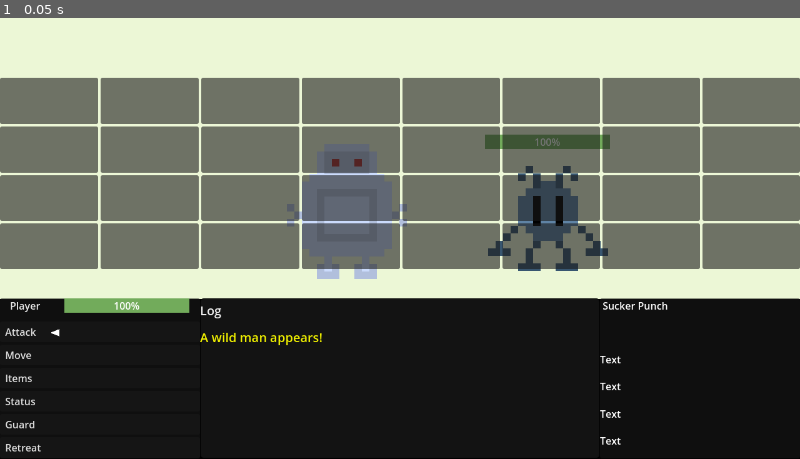
Above: before the commit, frame 1.
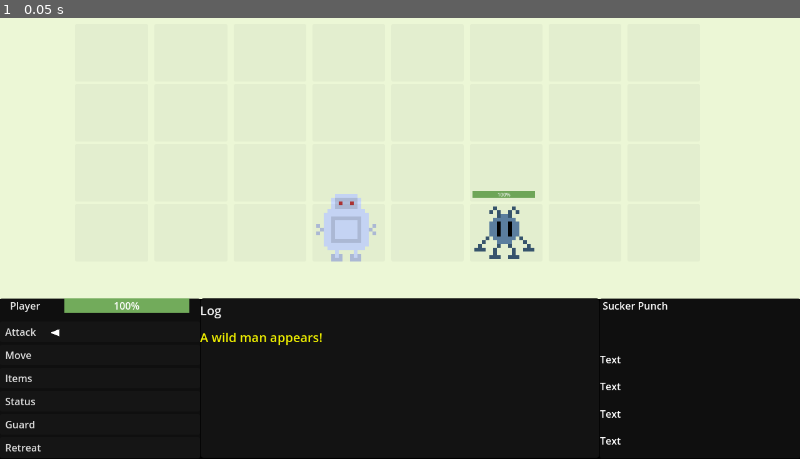
Above: after the commit, the same moment.

Repository: SamShubitz1/WorkingTitle
Game: Godot game, scene res://Scenes/Test_Battle/Battle/test_battle_scene.tscn
The game is run twice, just before and just after one commit, with the same random seed, the same clock (stepped at 60 frames per second) and the same inputs. This scene is started directly instead of the project's main scene.
Inputs:
- Up to frame 1 (0.05 s): no input

The runs differ from the first frame. In frame 1, 42% of the frame differs, in the area x 0-100%, y 13-60%.

Commit message:
more grid

Diff:
--- a/Classes/base_grid_menu.gd
+++ b/Classes/base_grid_menu.gd
@@ -63,16 +63,18 @@
 	return coords
 
 func navigate_forward(e: InputEvent) -> void:
-	if e.keycode == KEY_DOWN || e.keycode == KEY_S:
-		move_down()
-	elif e.keycode == KEY_RIGHT || e.keycode == KEY_D:
-		move_right()
+	if is_active:
+		if e.keycode == KEY_DOWN || e.keycode == KEY_S:
+			move_down()
+		elif e.keycode == KEY_RIGHT || e.keycode == KEY_D:
+			move_right()
 
 func navigate_backward(e: InputEvent) -> void:
-	if e.keycode == KEY_UP || e.keycode == KEY_W:
-		move_up()
-	elif e.keycode == KEY_LEFT || e.keycode == KEY_A:
-		move_left()
+	if is_active:
+		if e.keycode == KEY_UP || e.keycode == KEY_W:
+			move_up()
+		elif e.keycode == KEY_LEFT || e.keycode == KEY_A:
+			move_left()
 
 func move_up() -> void:
 	var coords = targets_grid.find_key(selected_button)
@@ -116,3 +118,9 @@
 
 func set_grid_type(type: GridType) -> void:
 	current_grid_type = type
+
+func activate() -> void:
+	self.show_menu()
+	is_active = true
+	selected_button = targets_grid[Vector2i(0, 0)]
+	cursor.move_cursor(selected_button.position)
--- a/Scenes/Test_Battle/Battle/test_battle_scene.tscn
+++ b/Scenes/Test_Battle/Battle/test_battle_scene.tscn
@@ -1,28 +1,35 @@
-[gd_scene load_steps=5 format=3 uid="uid://clg4nd1ekycri"]
+[gd_scene load_steps=6 format=3 uid="uid://clg4nd1ekycri"]
 
 [ext_resource type="PackedScene" uid="uid://dprpqlfs1wads" path="res://Scenes/Battle/Battle/battle_scene.tscn" id="1_yd60t"]
 [ext_resource type="Script" path="res://Scenes/Test_Battle/Menu/test_battle_menu.gd" id="2_tvtlk"]
 [ext_resource type="Script" path="res://Scenes/Test_Battle/Cursor/test_battle_cursor.gd" id="3_nifbg"]
 
+[sub_resource type="Theme" id="Theme_1fvuq"]
+
 [sub_resource type="StyleBoxFlat" id="StyleBoxFlat_eurhc"]
 bg_color = Color(0.6, 0.6, 0.6, 0)
 
 [node name="BattleScene" instance=ExtResource("1_yd60t")]
 
 [node name="Enemy" parent="." index="1"]
-position = Vector2(877, 383)
+position = Vector2(807, 406)
+scale = Vector2(0.5, 0.5)
 
 [node name="Player" parent="." index="2"]
-position = Vector2(555, 336)
+position = Vector2(554, 380)
+scale = Vector2(0.5, 0.5)
 
 [node name="BattleMenuControl" parent="." index="3"]
 script = ExtResource("2_tvtlk")
 
 [node name="TargetsGrid" type="GridContainer" parent="BattleMenuControl" index="0"]
+modulate = Color(1, 1, 1, 0.069)
 layout_mode = 0
-offset_top = 158.0
-offset_right = 1280.0
-offset_bottom = 464.0
+offset_left = 120.0
+offset_top = 72.0
+offset_right = 1120.0
+offset_bottom = 452.0
+theme_override_constants/h_separation = 10
 columns = 8
 
 [node name="Cell" type="Button" parent="BattleMenuControl/TargetsGrid" index="0"]
@@ -171,9 +178,11 @@
 size_flags_vertical = 3
 
 [node name="Cell30" type="Button" parent="BattleMenuControl/TargetsGrid" index="29"]
-layout_mode = 2
-size_flags_horizontal = 3
-size_flags_vertical = 3
+modulate = Color(0.190812, 0.72268, 1, 1)
+layout_mode = 2
+size_flags_horizontal = 3
+size_flags_vertical = 3
+theme = SubResource("Theme_1fvuq")
 
 [node name="Cell31" type="Button" parent="BattleMenuControl/TargetsGrid" index="30"]
 layout_mode = 2
--- a/Scenes/Test_Battle/Cursor/test_battle_cursor.gd
+++ b/Scenes/Test_Battle/Cursor/test_battle_cursor.gd
@@ -3,7 +3,7 @@
 var options_offset = Vector2i(95, 520)
 var items_offset = Vector2i(500, 535)
 var abilities_offset = Vector2i(480, 535)
-var targets_offset = Vector2i(150, 200)
+var targets_offset = Vector2i(240, 90)
 
 func move_cursor(button_position: Vector2i) -> void:
 	match selected_menu_type:
--- a/Scenes/Test_Battle/Menu/test_battle_menu.gd
+++ b/Scenes/Test_Battle/Menu/test_battle_menu.gd
@@ -121,7 +121,6 @@
 	battle_controller.prompt_select_target(attack_name)
 	var target = battle_controller.selected_attack["target"] #could just look up attack from gamedata instead
 	if target == "enemy":
-		print(targets_menu.current_grid_type, targets_menu.GridType.ENEMY)
 		if targets_menu.current_grid_type != targets_menu.GridType.ENEMY:
 			targets_menu.activate_enemy_grid()
 	elif target == "player":
